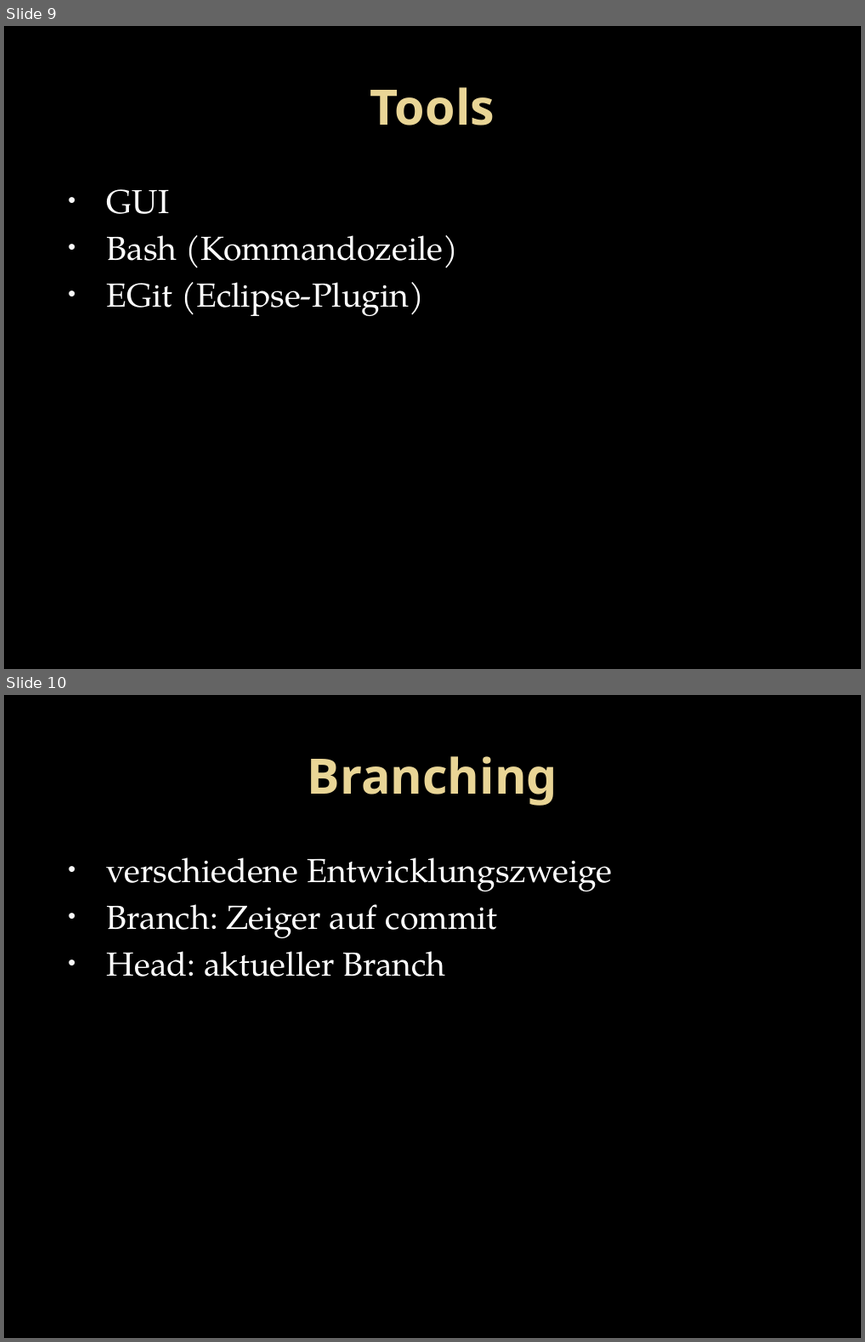
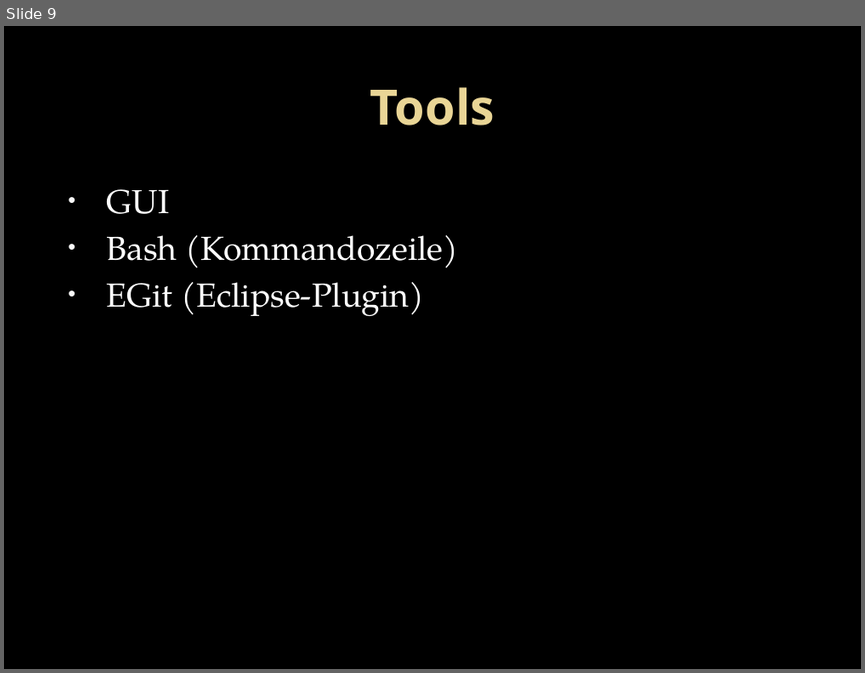
Before and after one commit to ftes/stargreg, a slide deck: 10 Dokumente/Git Presentation/Presentation.pptx. Shown one above the other, each under a label of ours: slides 9 and 10 before the commit, slide 9 after it. The pictures are 865x1342 and 865x673 pixels, drawn with LibreOffice and Linux fonts; fonts in the diff are those of the drawing; background and template pictures are left out. Boxes give left, top, right and bottom in pixels: in the first picture for what was removed or moved away, otherwise in the second. Text is boxed around its words. In the diff, an @@ line names an element or a change of style, - is before the commit and + after.

```diff
--- a/10 Dokumente/Git Presentation/Presentation.pptx
+++ b/10 Dokumente/Git Presentation/Presentation.pptx
@@ slide 10 removed at [4, 695, 861, 1338], background picture (left out) @@
@@ title removed at [307, 756, 558, 805] @@
-Branching
@@ text removed at [107, 857, 612, 976] @@
-• verschiedene Entwicklungszweige
-• Branch: Zeiger auf commit
-• Head: aktueller Branch
```
Also in this commit, not shown: 4 slides added, 15 other slides removed.
